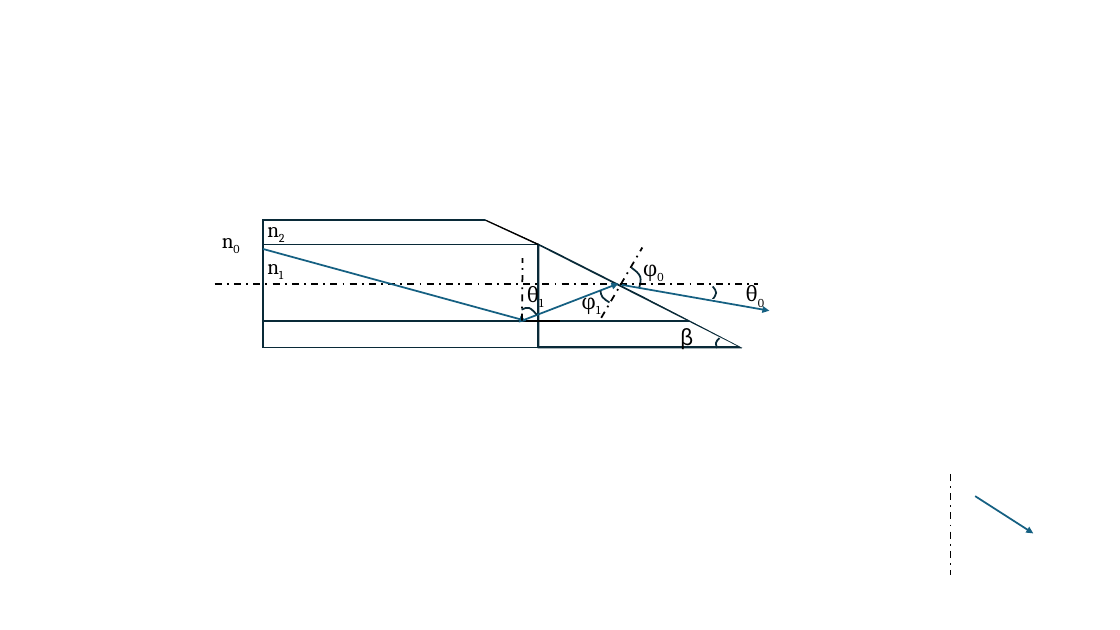
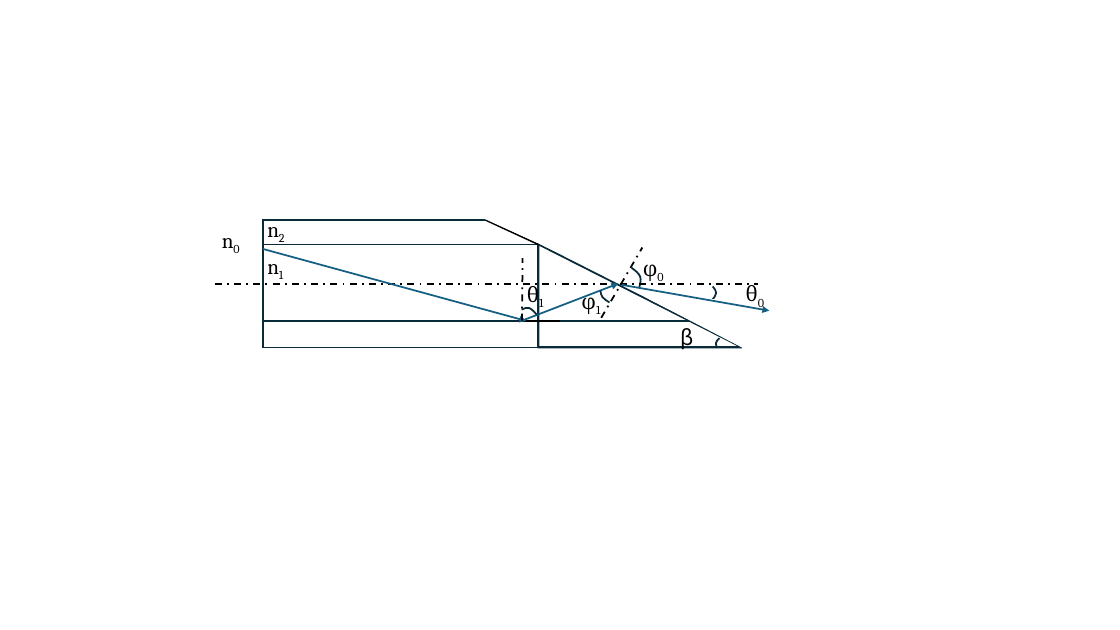
Before and after one commit to z-labo/zen-optics-binder-book, a slide deck: slide 3 of Materials.pptx. Drawn at 1120x630 pixels with LibreOffice and Linux fonts; fonts in the diff are those of the drawing. Boxes give left, top, right and bottom in pixels: in the first picture for what was removed or moved away, otherwise in the second. Text is boxed around its words. In the diff, an @@ line names an element or a change of style, - is before the commit and + after.

```diff
--- a/Materials.pptx
+++ b/Materials.pptx
@@ line removed from (951, 474) to (951, 575) @@
@@ arrow removed from (975, 497) to (1033, 534) @@
```
Also in this commit, not shown: 1 slide added, 1 other file.
